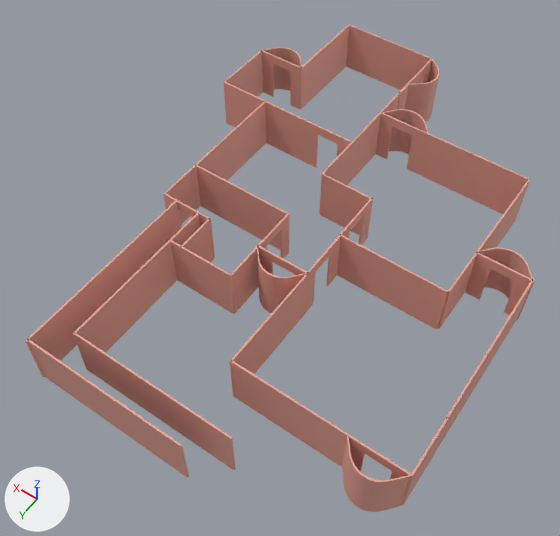
Renders of the FBX model Content/ImportedObjects/Wallframe.fbx from each side of a commit.
Camera for both pictures: a camera (50 mm lens) standing at (-10.4, 20.6, 27.5) and looking at (2.0, 3.3, 0.4). Lighting does not change. The marker at lower left points along +X, +Y and +Z. Vertices at the same position are counted once.

The scene before the commit, as lines of its bpy script (objects in view):
```python
me_room_001 = bpy.data.meshes.new('Room.001')
me_room_001.from_pydata(...)  # 1087 vertices, 1004 faces; spans x -7.7..10.2, y -11.5..12.6, z -1.6..1.1
me_room_001.materials.append(mat_walls)  # pink #e7a496
ob_wallframe = bpy.data.objects.new('Wallframe', me_room_001)
ob_wallframe.location = (-0.09, 0.57, 1.64)
```
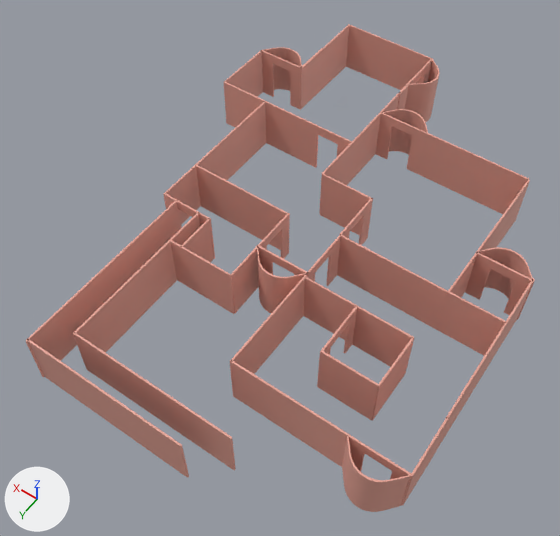
Pixel boxes (x1, y1, x2, y2) of what changed, in the pictures (560 x 536 px):
part 1 of me_room_001, added (brown)
    after: (303, 276, 414, 367)
part 2 of me_room_001, added (brown)
    after: (372, 337, 414, 421)
part 3 of me_room_001, added (brown)
    after: (317, 351, 379, 420)
part 4 of me_room_001, added (brown)
    after: (321, 306, 358, 355)
part 5 of me_room_001, added (brown)
    after: (436, 291, 507, 356)

What the commit changed:
me_room_001 has 1087 vertices, 1004 faces and spans x -7.7..10.2, y -11.5..12.6, z -1.6..1.1.
me_room_001 is used by ob_wallframe; location (-0.09, 0.57, 1.64).
me_room_001 part 1: the loose piece of 8 vertices spanning x -5.1..0.0, y 1.3, z -1.6..1.1 is copied, and the copy is moved by (0.0, 2.7, 0.0); it spans x -5.1..0.0, y 4.0, z -1.6..1.1.
me_room_001 part 2: the loose piece of 8 vertices spanning x -7.7..-7.6, y 6.2..8.8, z -1.6..1.1 is copied, and the copy is scaled about its middle by (-0.859, -0.978, 1), then moved by (2.7, -2.2, 0.0); it spans x -5.1..-5.0, y 4.0..6.5, z -1.6..1.1.
me_room_001 part 3: the loose piece of 8 vertices spanning x -5.1..0.0, y 8.8..8.9, z -1.6..1.1 is copied, and the copy is scaled about its middle by (-0.498, -1, 1), then moved by (-1.2, -2.3, 0.0); it spans x -5.0..-2.5, y 6.5..6.6, z -1.6..1.1.
me_room_001 part 4: the loose piece of 24 vertices spanning x 2.4..2.5, y 1.6..3.8, z -1.6..1.1 is copied, and the copy is scaled about its middle by (1, 1.14, 1), then moved by (-5.0, 2.6, 0.0); it spans x -2.6..-2.5, y 4.0..6.5, z -1.6..1.1.
me_room_001 part 5: the loose piece of 8 vertices spanning x 0.0..2.6, y -1.3..-1.2, z -1.6..1.1 is copied, and the copy is moved by (-7.6, 2.5, 0.0); it spans x -7.6..-5.1, y 1.3, z -1.6..1.1.
